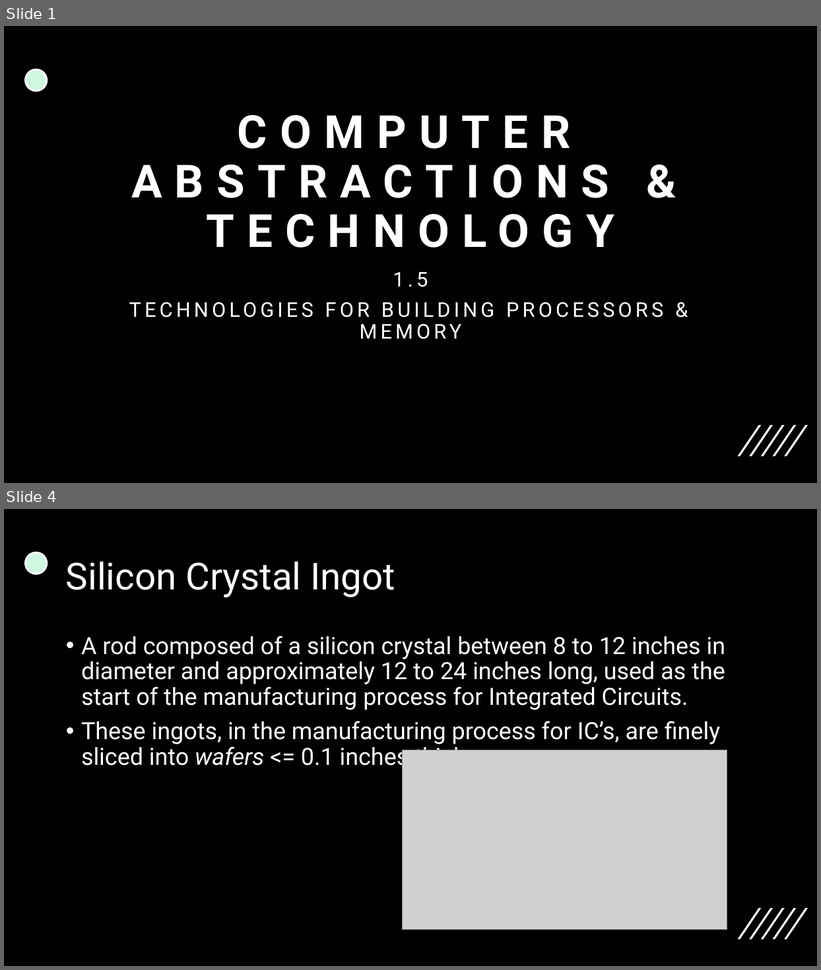
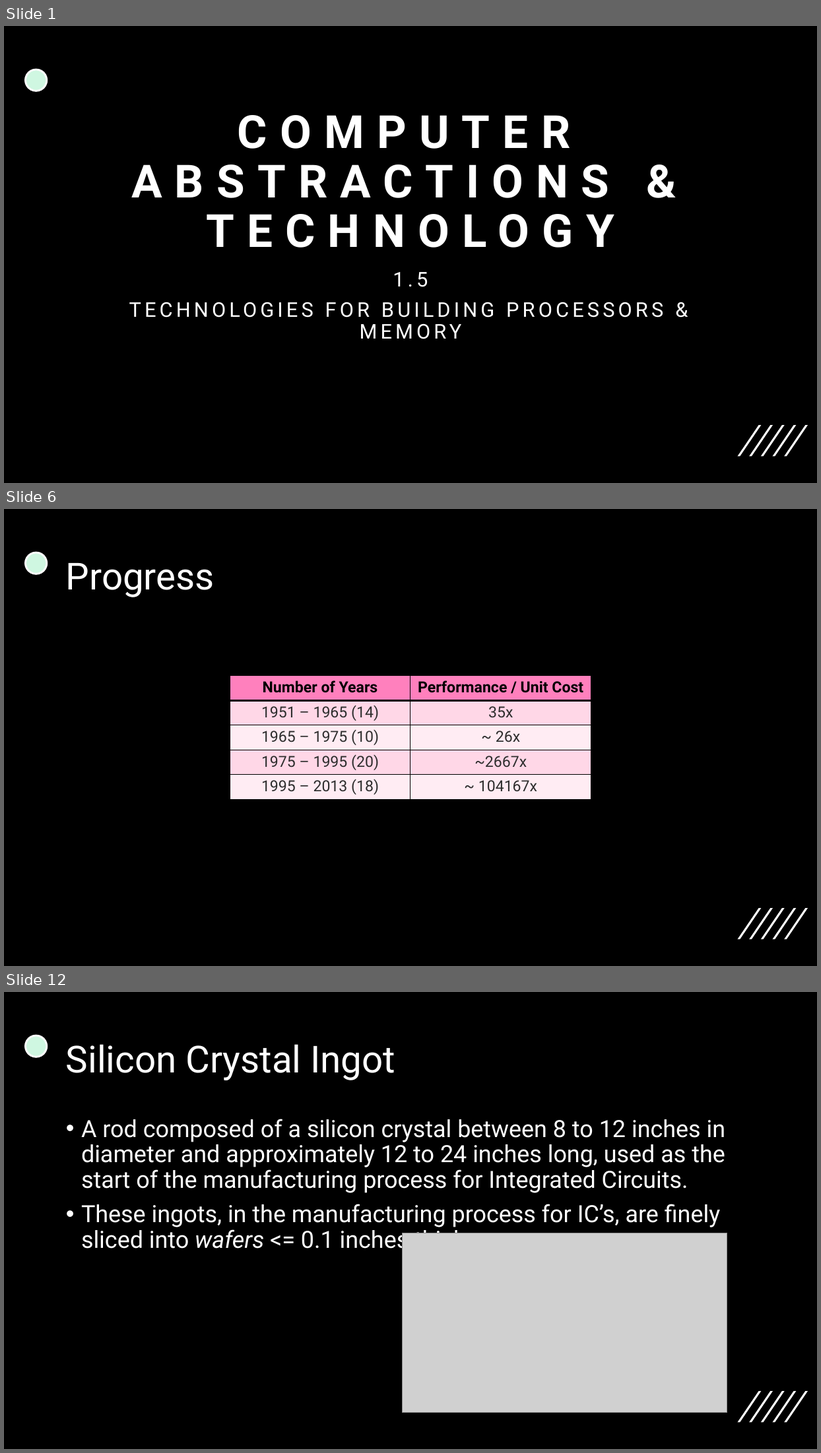
Before and after one commit to 00bayz/csci370_presentations, a slide deck: csci370_ch1_presentation.pptx. Shown one above the other, each under a label of ours: slides 1 and 4 before the commit, slides 1, 6 and 12 after it; the slides between them are not shown. The pictures are 821x970 and 821x1453 pixels, drawn with LibreOffice and Linux fonts; fonts in the diff are those of the drawing; grey boxes stand for pictures. Boxes give left, top, right and bottom in pixels: in the first picture for what was removed or moved away, otherwise in the second. Text is boxed around its words. In the diff, an @@ line names an element or a change of style, - is before the commit and + after.

```diff
--- a/csci370_ch1_presentation.pptx
+++ b/csci370_ch1_presentation.pptx
@@ slide 6 added at <box>4,509,817,966</box>, background #000000; not listed: 6 template elements that a slide beside it also shows @@
@@ title added at <box>66,563,215,597</box>, 44 pt, text #FFFFFF @@
+Progress
@@ table added at <box>230,676,591,800</box>, 5 rows, 2 columns @@
+Number of Years | Performance / Unit Cost
+1951 – 1965 (14) | 35x
+1965 – 1975 (10) | ~ 26x
+1975 – 1995 (20) | ~2667x
+1995 – 2013 (18) | ~ 104167x
@@ what was slide 4 is now slide 12 @@
```
Also in this commit, not shown: 9 other slides added, 2 slides removed.
